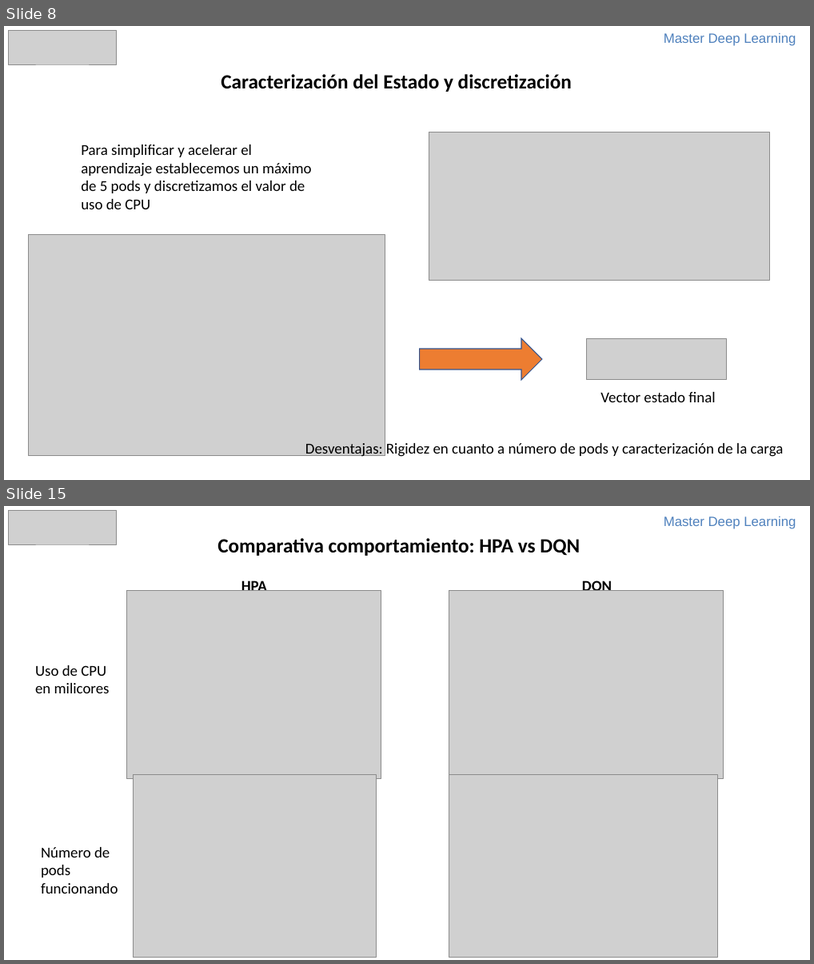
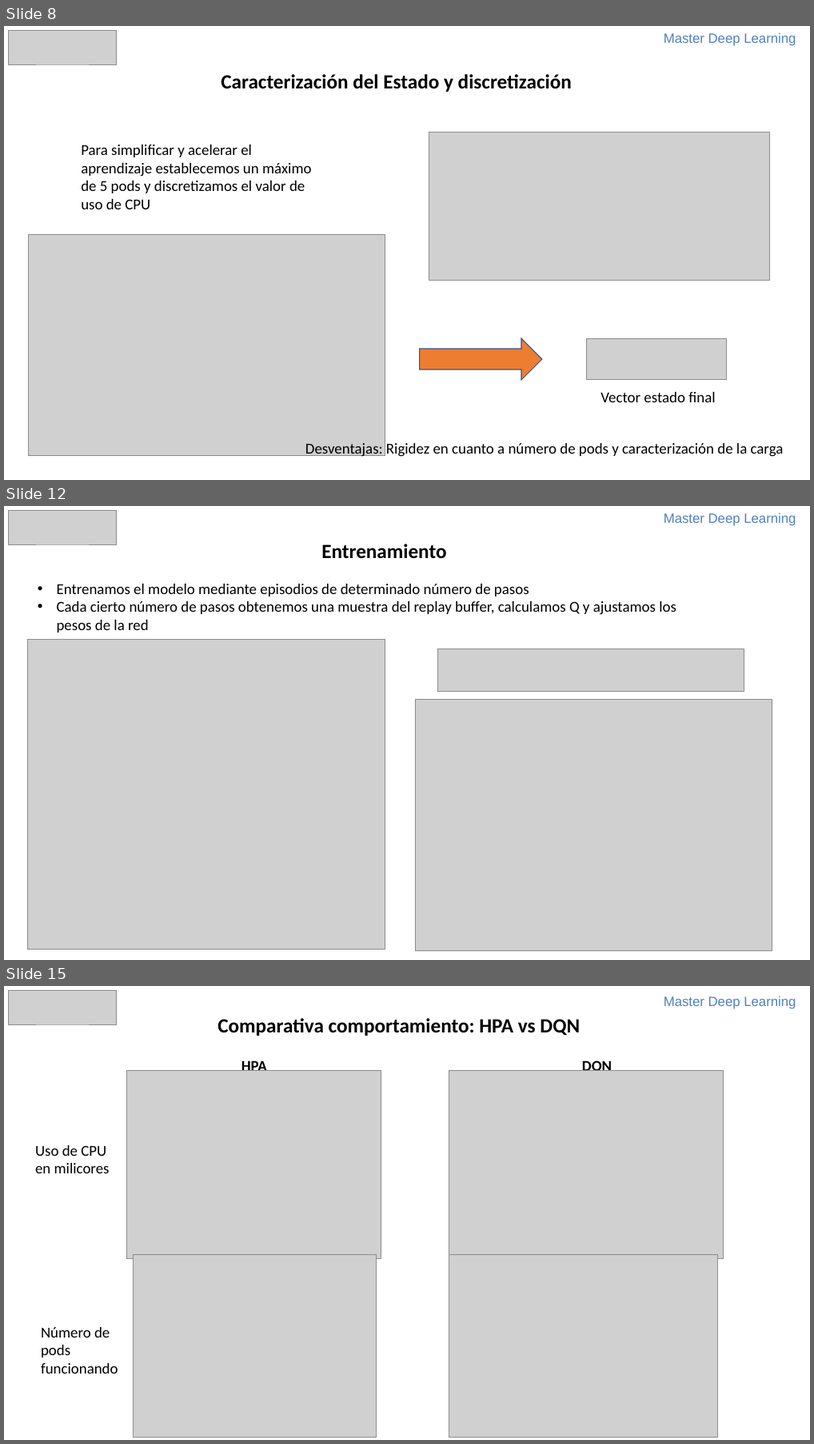
Before and after one commit to mlalandag/HPAwDRL, a slide deck: doc/HpaWithDrl.pptx. Shown one above the other, each under a label of ours: slides 8 and 15 before the commit, slides 8, 12 and 15 after it; the slides between them are not shown. The pictures are 814x964 and 814x1444 pixels, drawn with LibreOffice and Linux fonts; fonts in the diff are those of the drawing; grey boxes stand for pictures. Boxes give left, top, right and bottom in pixels: in the first picture for what was removed or moved away, otherwise in the second. Text is boxed around its words. In the diff, an @@ line names an element or a change of style, - is before the commit and + after.

```diff
--- a/doc/HpaWithDrl.pptx
+++ b/doc/HpaWithDrl.pptx
@@ slide 12 added at (4, 506, 810, 960), background #FFFFFF @@
@@ picture added at (8, 510, 116, 544) @@
@@ text added at (664, 513, 796, 526), 16 pt, text #4F81BD @@
+Master Deep Learning
@@ text added at (322, 544, 446, 559), 24 pt, text #000000, bold @@
+Entrenamiento
@@ text added at (57, 584, 677, 632), 18 pt, text #000000 @@
+• Entrenamos el modelo mediante episodios de determinado número de pasos
+• Cada cierto número de pasos obtenemos una muestra del replay buffer, calculamos Q y ajustamos los pesos de la red
@@ picture added at (27, 639, 385, 949) @@
@@ picture added at (438, 648, 745, 691) @@
@@ picture added at (415, 699, 773, 951) @@
```
Also in this commit, not shown: 6 slides changed, 1 slide removed, 1 other file.
